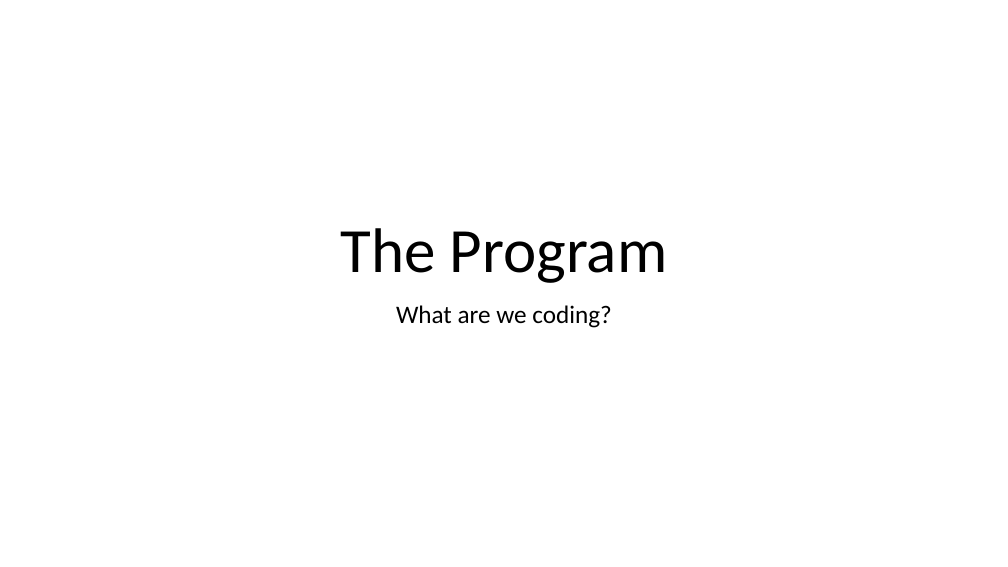
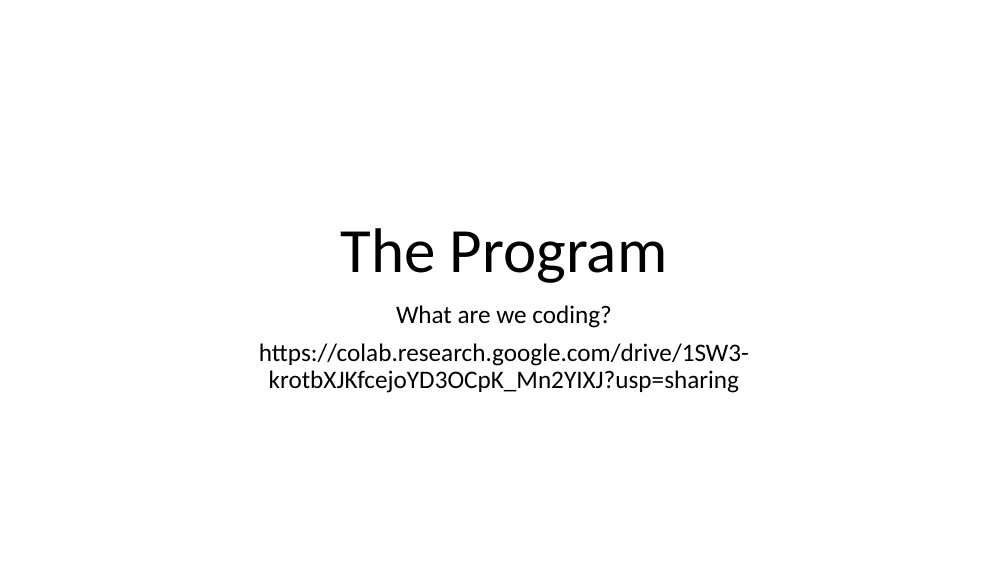
Before and after one commit to ieee-uci/IEEE_Python_Workshop, a slide deck: slide 4 of IEEE Python Workshop.pptx. Drawn at 1008x567 pixels with LibreOffice and Linux fonts; fonts in the diff are those of the drawing. Boxes give left, top, right and bottom in pixels: in the first picture for what was removed or moved away, otherwise in the second. Text is boxed around its words. In the diff, an @@ line names an element or a change of style, - is before the commit and + after.

```diff
--- a/IEEE Python Workshop.pptx
+++ b/IEEE Python Workshop.pptx
@@ subtitle at <box>259,343,749,393</box>: paragraph added @@
+https://colab.research.google.com/drive/1SW3-krotbXJKfcejoYD3OCpK_Mn2YIXJ?usp=sharing
```
Also in this commit, not shown: 3 other slides changed, 1 slide added.
